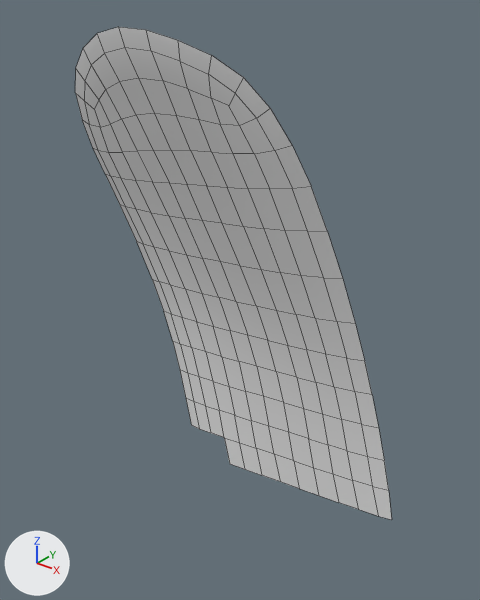
The OBJ model PadForge.App/3DModels/XboxSeries/Starfield/Decal-Shoulder-Left-Trigger.obj: old version first, new version second.
One viewpoint serves both versions: a camera (50 mm lens) standing at (-27.8, -64.8, 12.2) and looking at (-40.6, -48.8, 2.3). The axes (+X, +Y, +Z) are drawn at lower left. The lights are the same throughout. The first picture is the older version. Mesh edges are drawn as thin lines. Where no turn or scale is listed for an object, it has been applied to the vertices. Vertices at exactly the same position are counted once.

The scene before the commit, as lines of its bpy script (objects in view):
```python
me_decal_shoulder_left_trigger = bpy.data.meshes.new('Decal-Shoulder-Left-Trigger')
me_decal_shoulder_left_trigger.from_pydata(...)  # 180 vertices, 157 faces; spans x -46.5..-34.7, y -51.5..-47.4, z -6.4..11.0
ob_decal_shoulder_left_trigger = bpy.data.objects.new('Decal-Shoulder-Left-Trigger', me_decal_shoulder_left_trigger)
ob_decal_shoulder_left_trigger.location = (0.0, 0.0, 0.0)
```
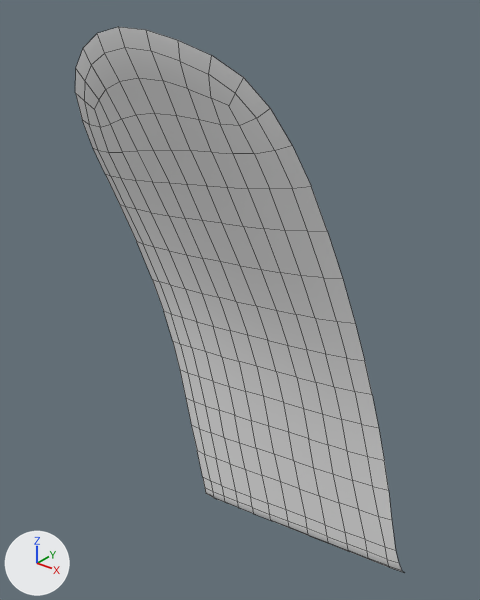
Changed parts and their boxes [x1, y1, x2, y2] in the pictures (480 x 600 px):
'Decal-Shoulder-Left-Trigger', reshaped (11% taller): before [75, 27, 392, 520]; after [75, 27, 403, 572]
part 1 of me_decal_shoulder_left_trigger, added: after [192, 426, 403, 572]

What the commit changed:
me_decal_shoulder_left_trigger is used by ob_decal_shoulder_left_trigger; location (0.0, 0.0, 0.0).
me_decal_shoulder_left_trigger had 180 vertices, 157 faces and spanned x -46.5..-34.7, y -51.5..-47.4, z -6.4..11.0.
me_decal_shoulder_left_trigger now has 235 vertices, 208 faces and spans x -46.5..-34.0, y -51.5..-47.3, z -9.1..11.0.
Part 1, on me_decal_shoulder_left_trigger:
40 vertices are added at x -43.8..-34.0, y -47.6..-47.3, z -9.1..-6.4.
7 new vertices lie (0.3, 0.0, -1.3) away from vertices in x -44.4..-34.7, y -47.6..-47.4, z -6.1..-5.0.
8 new vertices lie (0.8, 0.0, 0.2) away from vertices in x -42.6..-35.4, y -47.6..-47.4, z -8.8..-6.9.
51 new faces join them.
